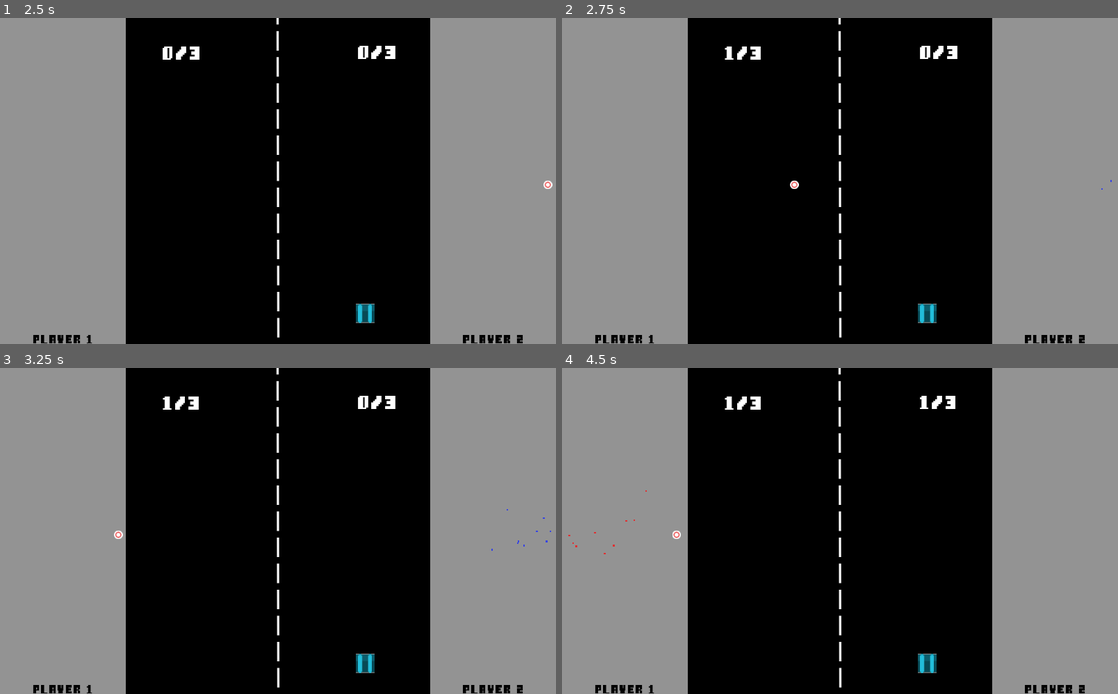
Above: before the commit, frames 1-4 (two rows, left to right).
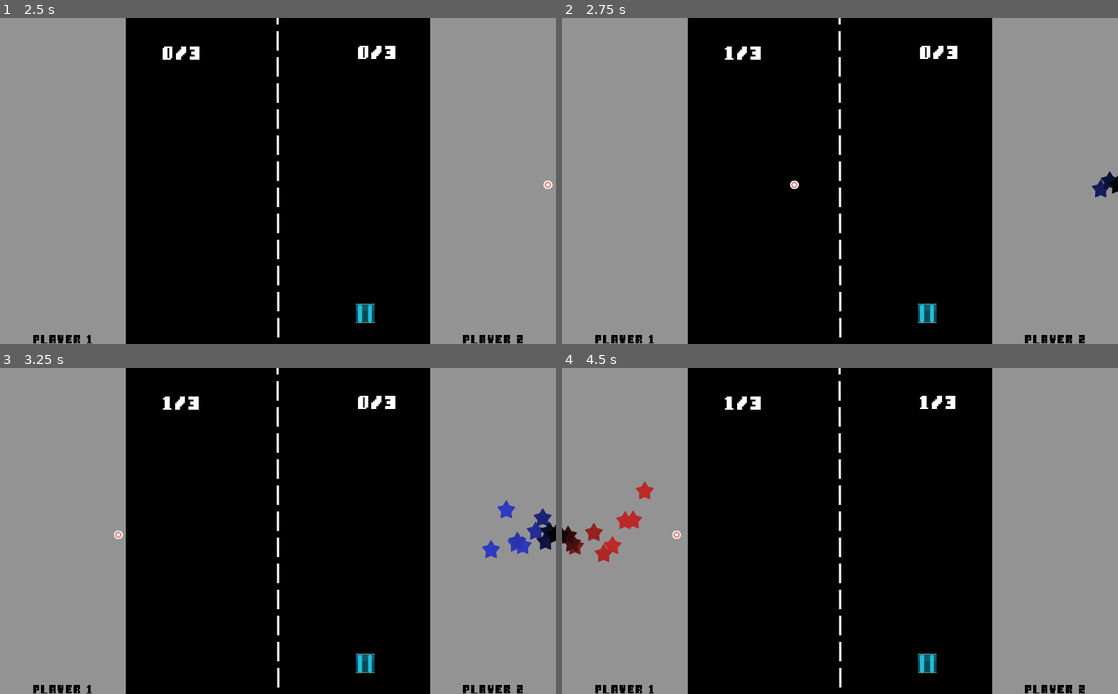
Above: after the commit, the same moments.

Repository: Ertain/Draw-Ping-Pong
Game: Godot game, scene res://Main.tscn
Same seed, same stepped clock (60 frames per second), same inputs: the game is played once before the commit and once after it.
Inputs (mouse positions are in pixels of both pictures, inside the frame that each line leads up to):
- Up to frame 1 (2.5 s): click "Start game" at 0.5 s; click (366, 314) at 1.25 s; click "Resume" at 2 s
- Up to frame 2 (2.75 s): no input
- Up to frame 3 (3.25 s): move the mouse to (61, 531) at 2.77 s; click (61, 531) at 2.92 s
- Up to frame 4 (4.5 s): move the mouse to (1056, 531) at 3.52 s; click (1056, 531) at 3.67 s; move the mouse to (895, 459) at 4.27 s; click (895, 459) at 4.42 s

Frame 1 is identical in both runs. In frame 2, 0.2% of the frame differs, in the area x 95-100%, y 47-56%; in frame 3, 0.7%; in frame 4, 0.7%, in the area x 0-17%, y 34-60%.

Commit message:
Added confetti to stars.

Diff:
--- /dev/null
+++ b/Assets/Experimenting/SVG/star.svg
@@ -0,0 +1,77 @@
+<?xml version="1.0" encoding="UTF-8" standalone="no"?>
+<!-- Created with Inkscape (http://www.inkscape.org/) -->
+
+<svg
+   xmlns:dc="http://purl.org/dc/elements/1.1/"
+   xmlns:cc="http://creativecommons.org/ns#"
+   xmlns:rdf="http://www.w3.org/1999/02/22-rdf-syntax-ns#"
+   xmlns:svg="http://www.w3.org/2000/svg"
+   xmlns="http://www.w3.org/2000/svg"
+   xmlns:sodipodi="http://sodipodi.sourceforge.net/DTD/sodipodi-0.dtd"
+   xmlns:inkscape="http://www.inkscape.org/namespaces/inkscape"
+   width="210mm"
+   height="297mm"
+   viewBox="0 0 210 297"
+   version="1.1"
+   id="svg848"
+   inkscape:version="0.92.5 (2060ec1f9f, 2020-04-08)"
+   sodipodi:docname="star.svg">
+  <defs
+     id="defs842" />
+  <sodipodi:namedview
+     id="base"
+     pagecolor="#ffffff"
+     bordercolor="#666666"
+     borderopacity="1.0"
+     inkscape:pageopacity="0.0"
+     inkscape:pageshadow="2"
+     inkscape:zoom="0.83720338"
+     inkscape:cx="350.07568"
+     inkscape:cy="517.87074"
+     inkscape:document-units="mm"
+     inkscape:current-layer="layer1"
+     showgrid="false"
+     inkscape:window-width="1920"
+     inkscape:window-height="1028"
+     inkscape:window-x="0"
+     inkscape:window-y="26"
+     inkscape:window-maximized="1" />
+  <metadata
+     id="metadata845">
+    <rdf:RDF>
+      <cc:Work
+         rdf:about="">
+        <dc:format>image/svg+xml</dc:format>
+        <dc:type
+           rdf:resource="http://purl.org/dc/dcmitype/StillImage" />
+        <dc:title></dc:title>
+      </cc:Work>
+    </rdf:RDF>
+  </metadata>
+  <g
+     inkscape:label="Layer 1"
+     inkscape:groupmode="layer"
+     id="layer1">
+    <path
+       sodipodi:type="star"
+       style="fill:#d7d7d7;fill-opacity:1;stroke:none"
+       id="path2999-0"
+       sodipodi:sides="5"
+       sodipodi:cx="253.5"
+       sodipodi:cy="195.86217"
+       sodipodi:r1="71.142464"
+       sodipodi:r2="42.685478"
+       sodipodi:arg1="-1.5707963"
+       sodipodi:arg2="-0.92412569"
+       inkscape:flatsided="false"
+       inkscape:rounded="0.1"
+       inkscape:randomized="0"
+       d="m 253.5,124.7197 c 4.51153,0.0829 22.06885,34.4232 25.71939,37.07543 3.53113,2.56547 40.66881,7.90767 41.94111,12.08281 1.31533,4.31632 -25.91875,31.62608 -27.31309,35.91753 -1.34874,4.15108 5.0467,41.12194 1.46908,43.62216 -3.69861,2.58477 -38.08753,-14.87721 -42.59981,-14.87717 -4.36469,3e-5 -37.54977,17.50708 -41.03317,14.87717 -3.6012,-2.71885 2.37937,-40.8207 0.98496,-45.11213 -1.34879,-4.15106 -28.25374,-30.30197 -26.82897,-34.42756 1.47294,-4.26512 39.55806,-10.35138 43.20855,-13.00366 3.53109,-2.56553 20.088,-36.23473 24.45195,-36.15458 z"
+       inkscape:transform-center-y="-3.4282203"
+       transform="matrix(0.12921992,0,0,0.1356871,70.966414,122.11214)"
+       inkscape:export-filename="F:\Documents\Programming\SDL e C++\Progetti\Physica\bin\data\graphics\misc\stars.png"
+       inkscape:export-xdpi="90"
+       inkscape:export-ydpi="90"
+       inkscape:transform-center-x="2.5535273e-06" />
+  </g>
+</svg>
--- /dev/null
+++ b/Assets/confetti color ramp.tres
@@ -0,0 +1,5 @@
+[gd_resource type="Gradient" format=2]
+
+[resource]
+offsets = PoolRealArray( 0, 0.31677, 0.583851 )
+colors = PoolColorArray( 0, 0, 0, 1, 0.614754, 0.614754, 0.614754, 1, 1, 1, 1, 1 )
--- a/Confetti.tscn
+++ b/Confetti.tscn
@@ -1,4 +1,6 @@
-[gd_scene format=2]
+[gd_scene load_steps=2 format=2]
+
+[ext_resource path="res://Assets/Experimenting/SVG/star.svg" type="Texture" id=1]
 
 [node name="Confetti" type="CPUParticles2D"]
 emitting = false
@@ -7,6 +9,7 @@
 one_shot = true
 randomness = 0.46
 local_coords = false
+texture = ExtResource( 1 )
 gravity = Vector2( 98, 0 )
 initial_velocity = 211.29
 initial_velocity_random = 0.46
@@ -17,5 +20,4 @@
 tangential_accel = 23.0
 tangential_accel_random = 0.46
 angle_random = 0.32
-scale_amount = 3.0
-color = Color( 1, 0, 0, 1 )
+scale_amount = 0.5
--- a/Main.tscn
+++ b/Main.tscn
@@ -19,6 +19,7 @@
 [ext_resource path="res://Assets/GUI/Simple GUI/button_1_blue.png" type="Texture" id=17]
 [ext_resource path="res://Confetti.tscn" type="PackedScene" id=18]
 [ext_resource path="res://Assets/fonts/Sharp retro font/Sharp Retro.ttf" type="DynamicFontData" id=19]
+[ext_resource path="res://Assets/confetti color ramp.tres" type="Gradient" id=20]
 
 [sub_resource type="RectangleShape2D" id=1]
 extents = Vector2( 514, 10 )
@@ -305,6 +306,7 @@
 
 [node name="Confetti" parent="Out of bounds left" instance=ExtResource( 18 )]
 position = Vector2( 0, 304 )
+color_ramp = ExtResource( 20 )
 
 [node name="Out of bounds right" type="Area2D" parent="."]
 position = Vector2( 1034.62, 302 )
@@ -324,6 +326,7 @@
 [node name="Confetti" parent="Out of bounds right" instance=ExtResource( 18 )]
 position = Vector2( -10.6199, 18 )
 rotation = -3.14159
+color_ramp = ExtResource( 20 )
 
 [node name="Mr_puck" type="Area2D" parent="."]
 position = Vector2( 512, 307 )
--- a/Scripts/Main.gd
+++ b/Scripts/Main.gd
@@ -115,7 +115,9 @@
 func _on_player1_color_changed( color: Color ) -> void:
     player1_pause_color_picker.color = color
     left_confetti.color = color
+    left_confetti.modulate = color
 
 func _on_player2_color_changed( color: Color ) -> void:
     player2_pause_color_picker.color = color
     right_confetti.color = color
+    right_confetti.modulate = color
--- a/Scripts/paddle.gd
+++ b/Scripts/paddle.gd
@@ -64,7 +64,7 @@
     if event is InputEventMouseMotion:
         if pressed:
             var current_mouse_point: Vector2 = event.position
-            if active_line.get_point_count() > 2:
+            if is_instance_valid(active_line) and active_line.get_point_count() > 2:
                 # The static body has either not been created or has been freed.
                 if active_body == null:
                     push_error("Collision body not available.")
Not shown, added: Assets/Experimenting/SVG/Credits.txt
Not shown, added: Assets/Experimenting/SVG/star.svg.import
Not shown: 2 places in Main.tscn that only renumber resources
